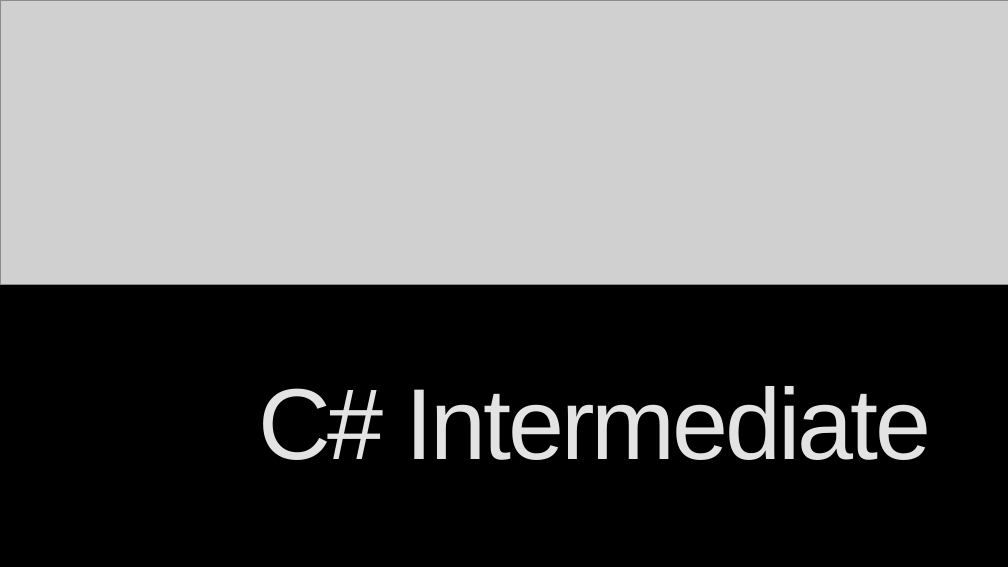
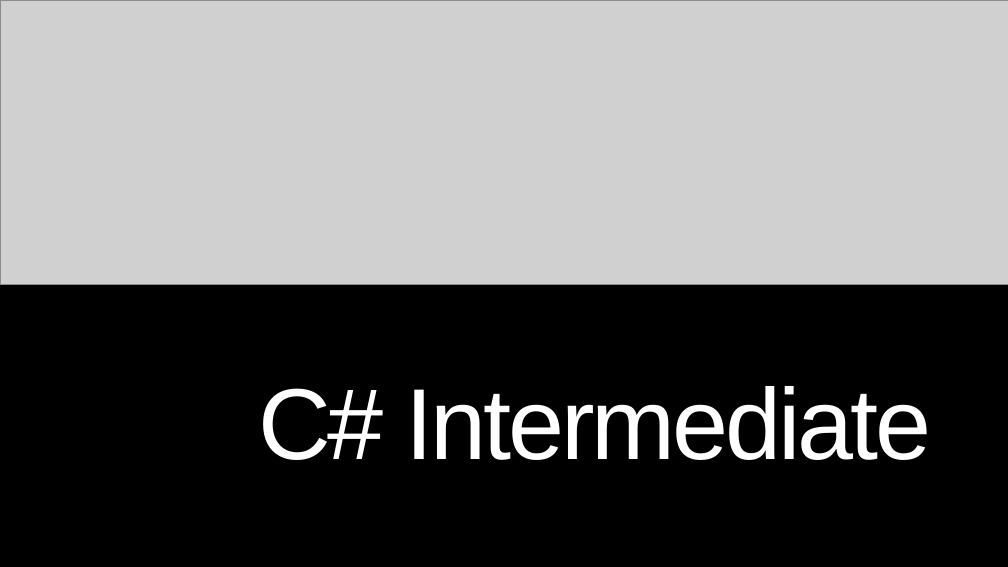
Before and after one commit to velizar92/CSharp-Programming-Presentations, a slide deck: slide 1 of C# Intermediate.pptx. Drawn at 1008x567 pixels with LibreOffice and Linux fonts; fonts in the diff are those of the drawing; grey boxes stand for pictures; background and template pictures are left out. Boxes give left, top, right and bottom in pixels: in the first picture for what was removed or moved away, otherwise in the second. Text is boxed around its words. In the diff, an @@ line names an element or a change of style, - is before the commit and + after.

Commit message:
C# Intermediate -> Array slides + slight color changes

```diff
--- a/C# Intermediate.pptx
+++ b/C# Intermediate.pptx
@@ title "C# Intermediate" at [258, 386, 932, 460]: text colour gradient #969696 to #E3E3E3 to #FFFFFF to #FFFFFF @@
```
Also in this commit, not shown: 9 other slides changed, 6 slides added.
